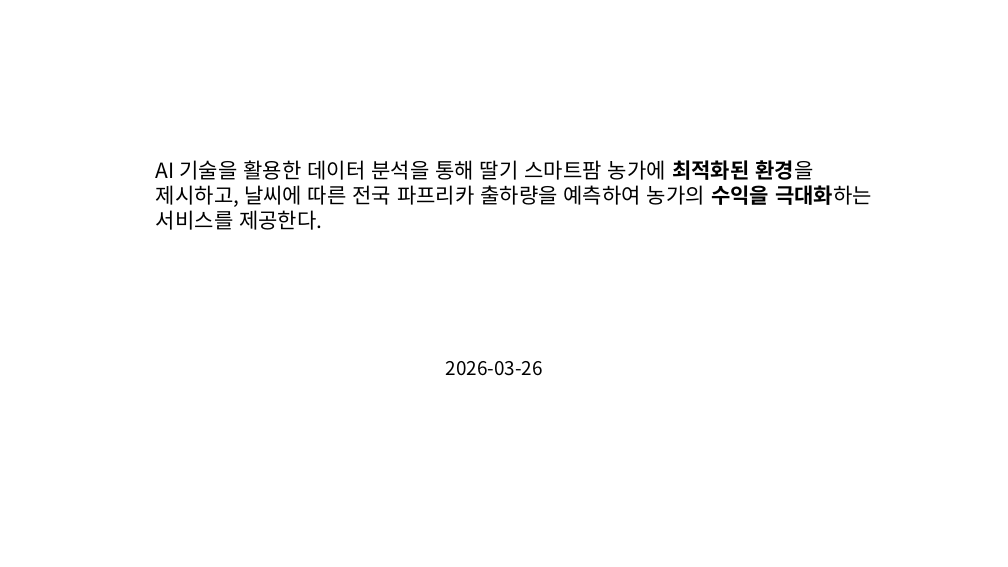
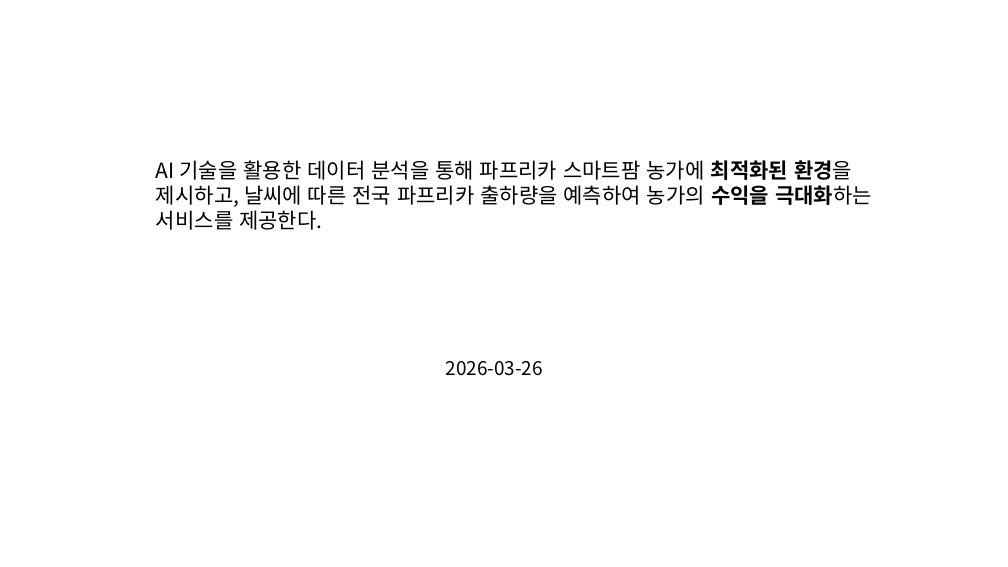
Before and after one commit to sky17892/python_1st_project, a slide deck: slide 1 of 1st_document/기획서.pptx. Drawn at 1008x567 pixels with LibreOffice and Linux fonts; fonts in the diff are those of the drawing. Boxes give left, top, right and bottom in pixels: in the first picture for what was removed or moved away, otherwise in the second. Text is boxed around its words. In the diff, an @@ line names an element or a change of style, - is before the commit and + after.

Commit message:
doc parp commit

```diff
--- a/1st_document/기획서.pptx
+++ b/1st_document/기획서.pptx
@@ text at (156, 160, 872, 230): text changed @@
-AI 기술을 활용한 데이터 분석을 통해 딸기 스마트팜 농가에 최적화된 환경을 제시하고, 날씨에 따른 전국 파프리카 출하량을 예측하여 농가의 수익을 극대화하는 서비스를 제공한다.
+AI 기술을 활용한 데이터 분석을 통해 파프리카 스마트팜 농가에 최적화된 환경을 제시하고, 날씨에 따른 전국 파프리카 출하량을 예측하여 농가의 수익을 극대화하는 서비스를 제공한다.
```
